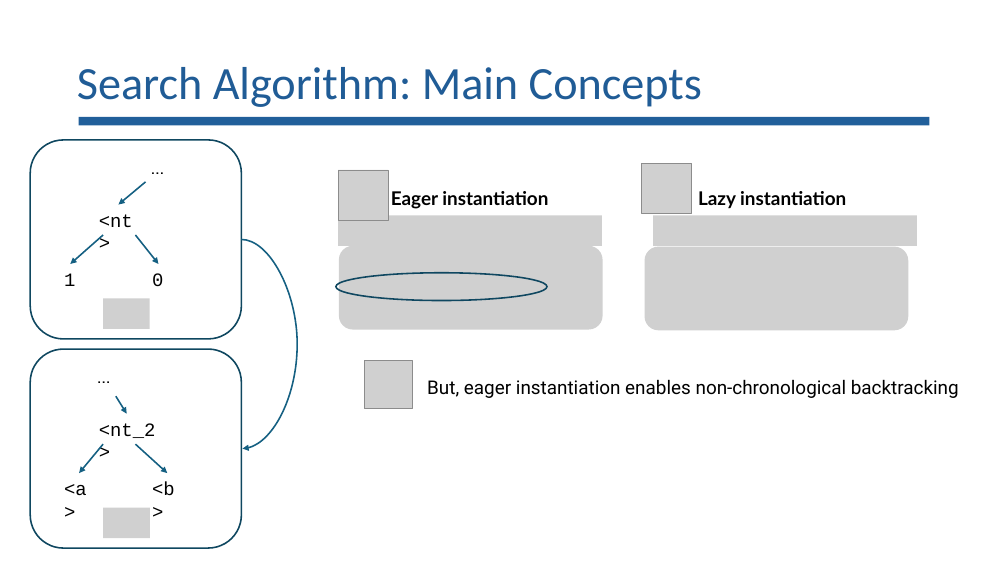
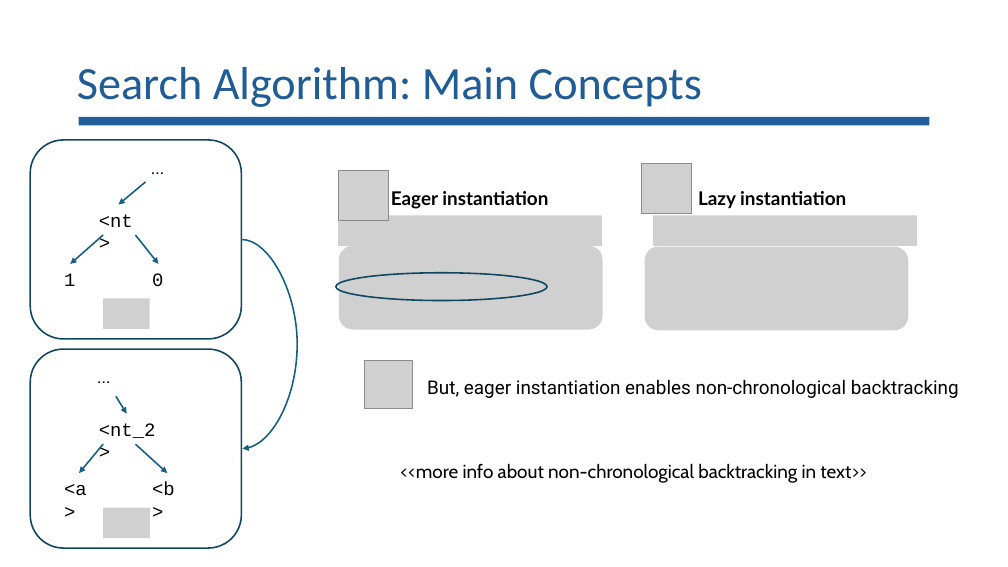
Before and after one commit to lorchrob/goblin_slides, a slide deck: slide 62 of goblin_slides.pptx (slide 61 before the commit). Drawn at 1008x567 pixels with LibreOffice and Linux fonts; fonts in the diff are those of the drawing; grey boxes stand for pictures. Boxes give left, top, right and bottom in pixels: in the first picture for what was removed or moved away, otherwise in the second. Text is boxed around its words. In the diff, an @@ line names an element or a change of style, - is before the commit and + after.

Commit message:
Slides

```diff
--- a/goblin_slides.pptx
+++ b/goblin_slides.pptx
@@ text added at (x1=400, y1=463, x2=866, y2=483), 18 pt, text #000000 @@
+<<more info about non-chronological backtracking in text>>
```
Also in this commit, not shown: 2 other slides changed, 2 slides added, 1 slide removed.
